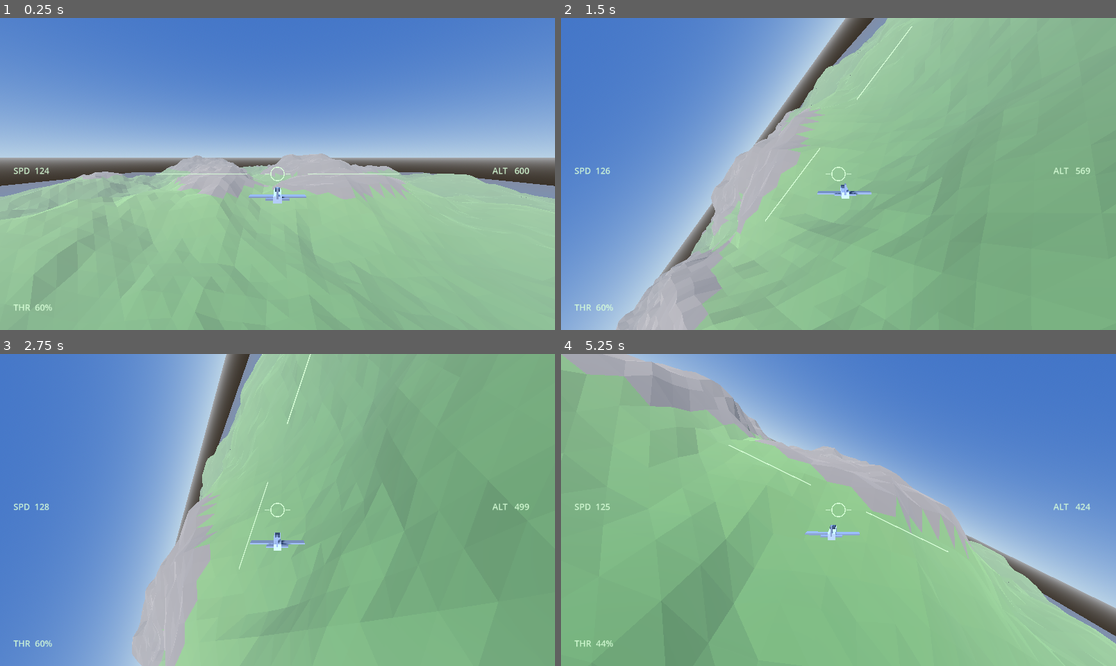
Above: before the commit, frames 1-4 (two rows, left to right).
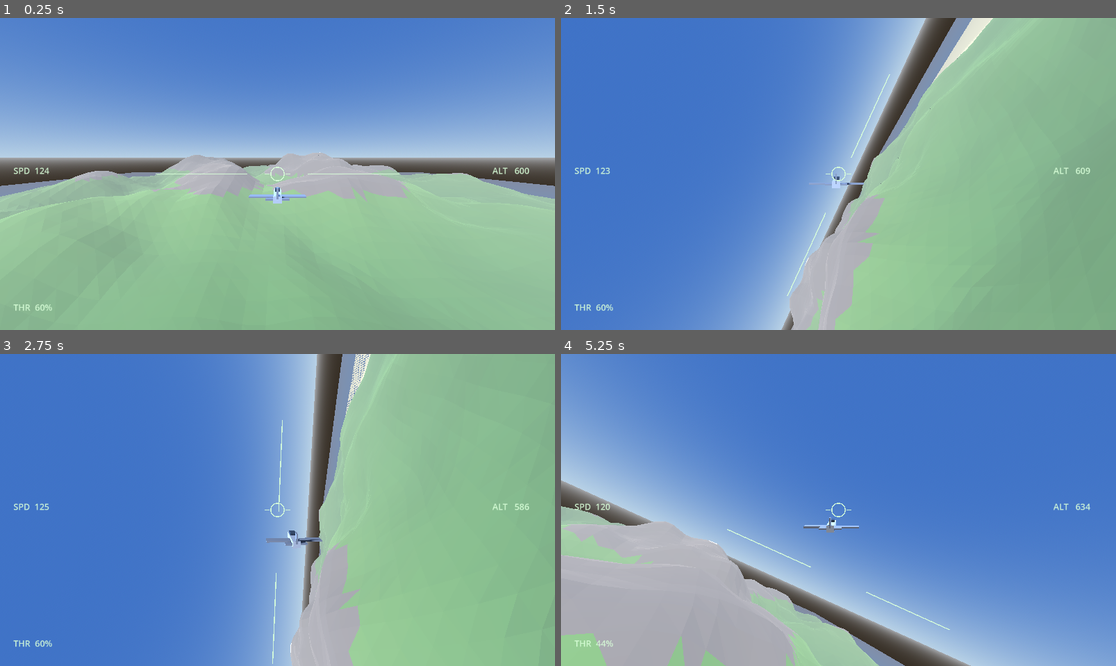
Above: after the commit, the same moments.

Repository: KulkulZa1/Flying_test
Game: Godot game, scene res://scenes/main.tscn
Same seed, same stepped clock (60 frames per second), same inputs: the game is played once before the commit and once after it.
Inputs (mouse positions are in pixels of both pictures, inside the frame that each line leads up to):
- Up to frame 1 (0.25 s): no input
- Up to frame 2 (1.5 s): tap Enter at 0.5 s; move the mouse to (960, 158) at 0.52 s; hold D 0.53-1.25 s; click (960, 158) at 0.67 s; tap Space at 0.77 s; drag from (727, 189) to (810, 236) at 1.27 s
- Up to frame 3 (2.75 s): move the mouse to (333, 441) at 2.02 s; hold D from 2.03 s (still down); click (333, 441) at 2.17 s
- Up to frame 4 (5.25 s): release D at 2.75 s; drag from (810, 572) to (672, 463) at 2.77 s; move the mouse to (1005, 556) at 3.52 s; hold A 3.53-4.25 s; click (1005, 556) at 3.67 s; tap Space at 3.77 s; drag from (672, 463) to (755, 432) at 4.27 s; move the mouse to (866, 510) at 5.02 s; hold S from 5.03 s (still down); click (866, 510) at 5.17 s

The runs differ from the first frame. In frame 1, 0.8% of the frame differs, in the area x 0-100%, y 42-65%; in frame 2, 55%; in frame 3, 64%; in frame 4, 84%, in the area x 0-100%, y 0-100%.

Commit message:
Build aim in a level frame so turning does not dive
aim_from_offset rotated about the aircraft's own axes, so once the
auto-bank servo rolled the aircraft up to 75 degrees, a held sideways
input was nearly a held dive: any rightward cursor offset, 8 pixels or
324, reached -69 degrees pitch and hit the ground four seconds after
spawn. Yawing about world up and pitching about the level right axis
decouples aim from bank. Boundary.constrain already emitted world-frame
aim and already flew a correct level banked turn, which is what isolated
this to the controller.

Adds the screen-centre deadzone the spec specifies and nothing
implemented, without which one pixel of cursor offset commanded 6.5
degrees per second and the aircraft could not be flown straight.

Reduces terrain to three fractal octaves. Five put the finest detail at
a 104 m wavelength against a 64 m mesh grid, below Nyquist, so the drawn
surface and the collision field disagreed by up to 29 m against a 3 m
clearance - crashes in clear air, and rock flown through.

Drops PROCESS_MODE_ALWAYS from Game, which every child inherited, making
pause on focus loss inert.

Co-Authored-By: Claude Sonnet 5 <noreply@anthropic.com>

Diff:
--- a/scripts/config.gd
+++ b/scripts/config.gd
@@ -47,3 +47,4 @@
 # --- Input ---
 const FORCE_TOUCH_UI := false       # set true to exercise the touch layout on desktop
 const TOUCH_STICK_RADIUS := 110.0   # px of drag for full deflection
+const AIM_DEADZONE := 0.04          # fraction of half-height; below this, no command
--- a/scripts/game.gd
+++ b/scripts/game.gd
@@ -17,7 +17,6 @@
 	return Vector3(x, y, z)
 
 func _ready() -> void:
-	process_mode = Node.PROCESS_MODE_ALWAYS
 	_build_environment()
 	terrain = Terrain.new()
 	add_child(terrain)
@@ -86,8 +85,9 @@
 	if event is InputEventKey and event.pressed and event.keycode == KEY_ESCAPE:
 		get_tree().quit()
 
-## Spec section 14: the game pauses on focus loss. PROCESS_MODE_ALWAYS keeps this
-## node running while the tree is paused, so it can unpause itself on focus return.
+## Spec section 14: the game pauses on focus loss. Notifications are delivered
+## regardless of pause state, so Game receives focus events and can unpause
+## itself even while the tree is paused - no special process_mode is needed.
 func _notification(what: int) -> void:
 	if what == NOTIFICATION_APPLICATION_FOCUS_OUT:
 		get_tree().paused = true
--- a/scripts/player_controller.gd
+++ b/scripts/player_controller.gd
@@ -3,17 +3,30 @@
 
 var touch: TouchControls = null
 
-## Pointer offset is -1..1 from screen centre. Both rotations are negated:
-## a rightward pointer must turn right, which is a negative rotation about up;
-## and screen Y grows downward, so a low pointer must pitch the nose down,
-## which is a negative rotation about the aircraft's right axis.
+## Yaw about world up and pitch about the LEVEL right axis, never the body's own.
+## Rotating about basis.y/basis.x couples aim to bank: once the auto-bank servo
+## rolls the aircraft 75 degrees, "right" in the body frame is nearly "down" in
+## the world, so any held turn becomes a dive.
 static func aim_from_offset(basis: Basis, offset: Vector2) -> Vector3:
 	var cone := deg_to_rad(Config.AIM_CONE_DEG)
-	var clamped := offset.limit_length(1.0)
-	var aim := -basis.z
-	aim = aim.rotated(basis.y, -clamped.x * cone)
-	aim = aim.rotated(basis.x, -clamped.y * cone)
-	return aim
+	var clamped := apply_deadzone(offset)
+	var forward := -basis.z
+	var level_right := forward.cross(Vector3.UP)
+	if level_right.length_squared() < 1e-6:
+		level_right = basis.x  # nose is vertical: no level frame, fall back to the body
+	level_right = level_right.normalized()
+	var aim := forward.rotated(Vector3.UP, -clamped.x * cone)
+	return aim.rotated(level_right, -clamped.y * cone)
+
+## Spec section 9 specifies a screen-centre deadzone; it was never implemented.
+## Without it a single pixel of cursor offset commands 6.5 degrees per second, so
+## the aircraft can never be flown straight.
+static func apply_deadzone(raw: Vector2) -> Vector2:
+	var length := raw.length()
+	if length <= Config.AIM_DEADZONE:
+		return Vector2.ZERO
+	var ramped := (length - Config.AIM_DEADZONE) / (1.0 - Config.AIM_DEADZONE)
+	return raw.normalized() * minf(ramped, 1.0)
 
 func command(aircraft: Aircraft, _dt: float) -> InputCommand:
 	var cmd := InputCommand.new()
@@ -48,4 +61,4 @@
 	var size := viewport.get_visible_rect().size
 	if size.y < 1.0:
 		return Vector2.ZERO
-	return ((viewport.get_mouse_position() - size * 0.5) / (size.y * 0.5)).limit_length(1.0)
+	return (viewport.get_mouse_position() - size * 0.5) / (size.y * 0.5)
--- a/scripts/terrain.gd
+++ b/scripts/terrain.gd
@@ -7,6 +7,11 @@
 	# Seeded here rather than in _ready() so height_at() works without a scene tree.
 	_noise.seed = Config.TERRAIN_SEED
 	_noise.frequency = Config.TERRAIN_FREQUENCY
+	# Default 5 octaves puts the finest detail at a 104 m wavelength against a
+	# 64 m mesh grid - below Nyquist, so the drawn surface and the collision
+	# field disagree by up to 29 m. Three octaves keeps the finest detail well
+	# above twice the grid spacing.
+	_noise.fractal_octaves = 3
 
 func height_at(x: float, z: float) -> float:
 	var n := (_noise.get_noise_2d(x, z) + 1.0) * 0.5          # 0..1
--- a/tests/test_controls.gd
+++ b/tests/test_controls.gd
@@ -25,3 +25,36 @@
 	var turned := Basis(Vector3.UP, PI * 0.5)
 	var aim := PlayerController.aim_from_offset(turned, Vector2.ZERO)
 	check(aim.angle_to(-turned.z) < 1e-5, "a centred pointer aims along the aircraft's own nose")
+
+func test_aim_does_not_depend_on_bank() -> void:
+	var level := Basis.IDENTITY
+	var banked := Basis(Vector3.FORWARD, deg_to_rad(75.0))
+	var offset := Vector2(0.5, 0.0)
+	check(PlayerController.aim_from_offset(level, offset).angle_to(
+		PlayerController.aim_from_offset(banked, offset)) < 1e-4,
+		"a banked aircraft must aim where a level one does, or every turn becomes a dive")
+
+func test_a_held_turn_holds_altitude() -> void:
+	var fm := FlightModel.new()
+	fm.throttle = Config.START_THROTTLE
+	fm.speed = lerpf(Config.MIN_SPEED, Config.MAX_SPEED, Config.START_THROTTLE)
+	fm.position = Vector3(0.0, 600.0, 0.0)
+	var cmd := InputCommand.new()
+	var lowest := fm.position.y
+	for i in 1800:  # thirty seconds of a held right turn
+		cmd.aim_dir = PlayerController.aim_from_offset(fm.basis, Vector2(0.5, 0.0))
+		fm.step(cmd, 1.0 / 60.0)
+		lowest = minf(lowest, fm.position.y)
+	check(lowest > 400.0, "a sustained held turn must not descend into the ground")
+	check(absf(fm.basis.determinant() - 1.0) < 1e-4, "a sustained held turn stays well-conditioned")
+
+func test_small_pointer_movements_are_ignored() -> void:
+	check_approx(PlayerController.apply_deadzone(Vector2(Config.AIM_DEADZONE * 0.5, 0.0)).length(),
+		0.0, 1e-6, "a pointer inside the deadzone commands nothing")
+
+func test_deadzone_ramps_then_saturates() -> void:
+	var just_out := PlayerController.apply_deadzone(Vector2(Config.AIM_DEADZONE + 0.02, 0.0))
+	check(just_out.length() > 0.0 and just_out.length() < 0.1,
+		"just outside the deadzone gives a small command, not a jump to full")
+	check_approx(PlayerController.apply_deadzone(Vector2(5.0, 0.0)).length(), 1.0, 1e-6,
+		"far outside the deadzone saturates at full deflection")
--- a/tests/test_terrain.gd
+++ b/tests/test_terrain.gd
@@ -56,3 +56,22 @@
 		"the land mesh has two triangles per grid cell")
 	instance.free()
 	terrain.free()
+
+func test_drawn_surface_matches_the_collision_field() -> void:
+	var terrain := Terrain.new()
+	var half := Config.WORLD_SIZE * 0.5
+	var step := Config.TERRAIN_RES
+	var worst := 0.0
+	for i in 60:
+		for j in 60:
+			var x := -half + (i + 0.5) * step
+			var z := -half + (j + 0.5) * step
+			# What the mesh draws at a cell centre is the average of its corners.
+			var drawn := (terrain.height_at(x - step * 0.5, z - step * 0.5)
+				+ terrain.height_at(x + step * 0.5, z - step * 0.5)
+				+ terrain.height_at(x + step * 0.5, z + step * 0.5)
+				+ terrain.height_at(x - step * 0.5, z + step * 0.5)) * 0.25
+			worst = maxf(worst, absf(drawn - terrain.height_at(x, z)))
+	check(worst < Config.GROUND_CLEARANCE * 3.0,
+		"the drawn surface must not diverge from the collision field by more than the clearance margin allows")
+	terrain.free()
